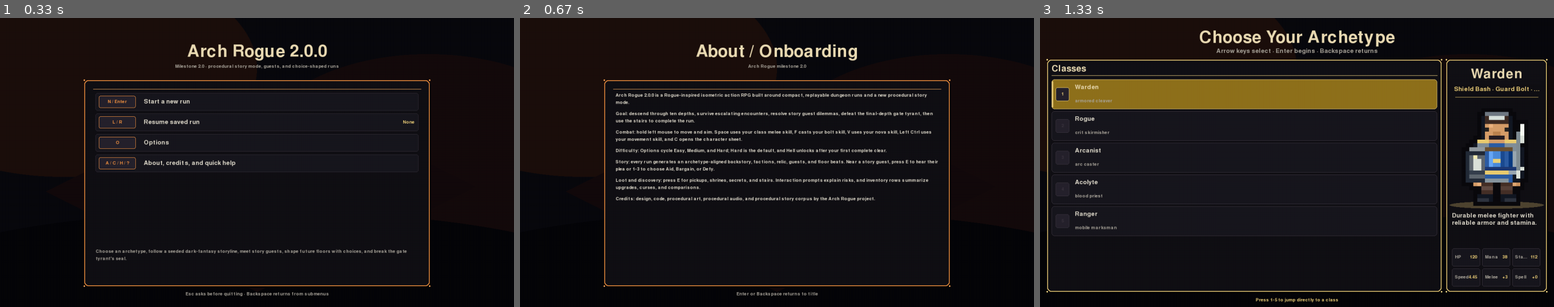
Above: before the commit, frames 1-3 (left to right).
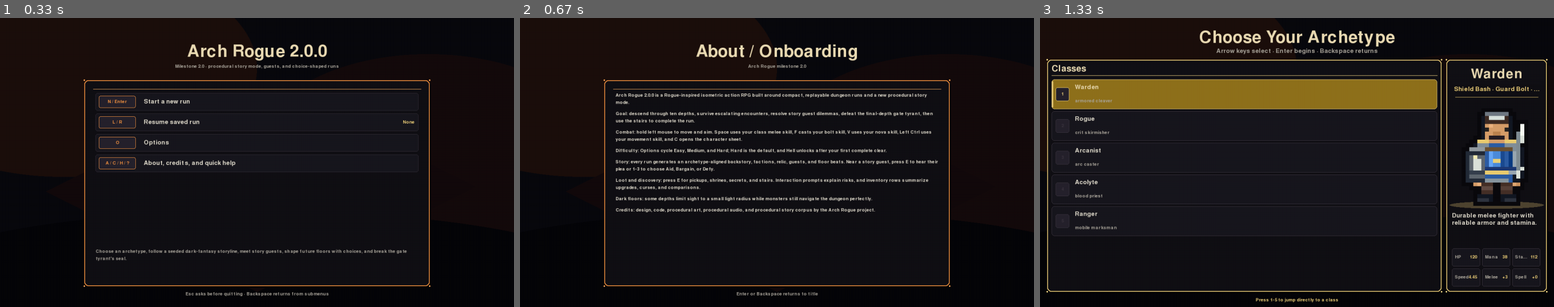
Above: after the commit, the same moments.

Repository: mattirk/arch-rogue
Game: pygame game, started from src/arch_rogue/__main__.py
Two runs of this game, one before a commit and one after it. Both use one fixed random seed, a clock stepped at 60 frames per second and the inputs below.
Inputs:
- Up to frame 1 (0.33 s): no input
- Up to frame 2 (0.67 s): tap A at 0.33 s
- Up to frame 3 (1.33 s): tap Enter at 0.67, 1 s

Frame 1 is identical in both runs. In frame 2, 0.8% of the frame differs, in the area x 18-70%, y 61-68%; in frame 3, nothing differs.

Commit message:
Dark mode

Diff:
--- a/src/arch_rogue/constants.py
+++ b/src/arch_rogue/constants.py
@@ -18,5 +18,6 @@
 PLAYER_PROJECTILE_HIT_RADIUS = 0.54
 ENEMY_PROJECTILE_HIT_RADIUS = 0.52
 WALK_ANIMATION_RATE = 0.8
+DARK_LEVEL_LIGHT_RADIUS = 4.0
 
 SlashEffect = tuple[float, float, float, float, float]
--- a/src/arch_rogue/game.py
+++ b/src/arch_rogue/game.py
@@ -4,6 +4,7 @@
 import math
 import random
 import re
+from dataclasses import replace
 from pathlib import Path
 from typing import Any
 
@@ -13,6 +14,7 @@
 from .audio import AudioSystem, MusicProfile
 from .constants import (
     BOSS_HIT_RADIUS,
+    DARK_LEVEL_LIGHT_RADIUS,
     DUNGEON_DEPTH,
     ENEMY_HIT_RADIUS,
     ENEMY_PROJECTILE_HIT_RADIUS,
@@ -596,6 +598,7 @@
             "risk_tags": list(plan.risk_tags),
             "reward_hint": plan.reward_hint,
             "boss_key": plan.boss_key,
+            "dark": plan.dark,
         }
 
     def floor_plan_from_dict(self, data: Any) -> FloorPlan | None:
@@ -610,13 +613,31 @@
                 risk_tags=tuple(str(tag) for tag in data.get("risk_tags", [])),
                 reward_hint=str(data.get("reward_hint", "steady loot")),
                 boss_key=str(data.get("boss_key", "")),
+                dark=bool(data.get("dark", False)),
             )
         except (TypeError, ValueError):
             return None
+
+    def dark_depths_for_run(self) -> set[int]:
+        dark_depths: set[int] = set()
+        early_candidates = list(range(2, min(4, DUNGEON_DEPTH) + 1))
+        if not early_candidates and DUNGEON_DEPTH >= 1:
+            early_candidates = [1]
+        if early_candidates:
+            dark_depths.add(self.rng.choice(early_candidates))
+
+        mid_candidates = list(range(5, min(10, DUNGEON_DEPTH) + 1))
+        dark_depths.update(self.rng.sample(mid_candidates, min(3, len(mid_candidates))))
+
+        for depth in range(11, DUNGEON_DEPTH + 1):
+            if self.rng.random() < 0.5:
+                dark_depths.add(depth)
+        return dark_depths
 
     def generate_floor_plan(self) -> list[FloorPlan]:
         plan: list[FloorPlan] = []
         previous_theme = self.theme.name
+        dark_depths = self.dark_depths_for_run()
         story_theme_by_depth: dict[int, str] = {}
         if self.story_state is not None:
             story_theme_by_depth = {
@@ -640,7 +661,10 @@
             else:
                 encounter = self.rng.choice(encounter_pool)
             threat = 1 + depth // 2
+            is_dark = depth in dark_depths
             risk_tags = [encounter.risk]
+            if is_dark:
+                risk_tags.append("darkness")
             if depth >= 5:
                 risk_tags.append("escalating damage")
             if self.run_modifier.trap_bonus > 0.08 or encounter.trap_bonus > 0.12:
@@ -672,6 +696,7 @@
                     risk_tags=tuple(risk_tags[:5]),
                     reward_hint=reward_hint,
                     boss_key=boss_key,
+                    dark=is_dark,
                 )
             )
         return plan
@@ -700,6 +725,55 @@
             return
         self.theme = self.theme_by_name(plan.theme_name)
         self.run_music_theme = self.theme.name
+
+    def is_current_floor_dark(self) -> bool:
+        plan = self.current_floor_plan()
+        return bool(plan and plan.dark)
+
+    def set_current_floor_dark(self, dark: bool) -> None:
+        self.floor_plan = [
+            replace(plan, dark=dark) if plan.depth == self.current_depth else plan
+            for plan in self.floor_plan
+        ]
+
+    def toggle_current_floor_dark(self) -> bool:
+        dark = not self.is_current_floor_dark()
+        self.set_current_floor_dark(dark)
+        if hasattr(self, "floaters") and hasattr(self, "player"):
+            self.floaters.append(
+                FloatingText(
+                    "Darkness falls" if dark else "Light returns",
+                    self.player.x,
+                    self.player.y - 0.55,
+                    self.theme.accent if dark else (235, 220, 170),
+                    ttl=1.3,
+                )
+            )
+        self.trigger_screen_flash((12, 16, 28) if dark else (235, 220, 170), ttl=0.18)
+        if self.state == "playing":
+            self.save_run()
+        return dark
+
+    def light_distance_to_player(self, x: float, y: float) -> float:
+        return math.hypot(x - self.player.x, y - self.player.y)
+
+    def can_see_world_position(self, x: float, y: float, margin: float = 0.0) -> bool:
+        if not self.is_current_floor_dark():
+            return True
+        return self.light_distance_to_player(x, y) <= DARK_LEVEL_LIGHT_RADIUS + margin
+
+    def tile_visibility_alpha(self, x: int, y: int) -> int:
+        if not self.is_current_floor_dark():
+            return 255
+        distance = self.light_distance_to_player(x + 0.5, y + 0.5)
+        fade_start = max(0.0, DARK_LEVEL_LIGHT_RADIUS - 1.1)
+        fade_end = DARK_LEVEL_LIGHT_RADIUS + 0.65
+        if distance <= fade_start:
+            return 255
+        if distance > fade_end:
+            return 0
+        ratio = (fade_end - distance) / max(0.01, fade_end - fade_start)
+        return max(34, min(255, int(255 * ratio)))
 
     def record_meta_discovery(self, key: str, value: str) -> None:
         if not value:
@@ -2840,6 +2914,13 @@
                         self.state = "title"
                     else:
                         self.request_exit_confirmation()
+                elif (
+                    self.state == "playing"
+                    and event.key == pygame.K_d
+                    and event.mod & pygame.KMOD_CTRL
+                    and event.mod & pygame.KMOD_SHIFT
+                ):
+                    self.toggle_current_floor_dark()
                 elif self.state == "title":
                     if event.key in (pygame.K_RETURN, pygame.K_n):
                         self.state = "archetype_select"
--- a/src/arch_rogue/menus.py
+++ b/src/arch_rogue/menus.py
@@ -415,6 +415,7 @@
             "Difficulty: Options cycle Easy, Medium, and Hard; Hard is the default, and Hell unlocks after your first complete clear.",
             "Story: every run generates an archetype-aligned backstory, factions, relic, guests, and floor beats. Near a story guest, press E to hear their plea or 1-3 to choose Aid, Bargain, or Defy.",
             "Loot and discovery: press E for pickups, shrines, secrets, and stairs. Interaction prompts explain risks, and inventory rows summarize upgrades, curses, and comparisons.",
+            "Dark floors: some depths limit sight to a small light radius while monsters still navigate the dungeon perfectly.",
             "Credits: design, code, procedural art, procedural audio, and procedural story corpus by the Arch Rogue project.",
         ]
         y = content.y
@@ -462,6 +463,7 @@
             "Resources: stamina powers melee and movement skills; mana powers bolt and nova skills. V uses nova; Left Ctrl uses your movement skill.",
             "Inventory and HUD: E picks up; I opens inventory; C opens character; R drinks a health potion; 1-9 uses/equips; Shift+1-9 drops; Tab/S sorts.",
             "Discovery: unidentified gear needs scrolls, Insight Shrines, or equipping to reveal.",
+            "Dark floors: sight is limited to 4 tiles; monsters navigate normally. Temporary debug: Ctrl+Shift+D toggles darkness on the current level.",
             "Hazards: traps are single-use but dangerous; shrines and secrets can swing a run.",
         ]
         y = title_rect.bottom + self.u(18)
--- a/src/arch_rogue/models.py
+++ b/src/arch_rogue/models.py
@@ -107,13 +107,15 @@
     risk_tags: tuple[str, ...]
     reward_hint: str
     boss_key: str = ""
+    dark: bool = False
 
     @property
     def preview(self) -> str:
         risks = ", ".join(self.risk_tags) if self.risk_tags else "unknown risks"
         reward = f" · reward: {self.reward_hint}" if self.reward_hint else ""
         boss = " · boss sign" if self.boss_key else ""
-        return f"Threat {self.threat_level}: {risks}{boss}{reward}"
+        darkness = " · dark level" if self.dark else ""
+        return f"Threat {self.threat_level}: {risks}{boss}{darkness}{reward}"
 
 
 class Tile(IntEnum):
--- a/src/arch_rogue/rendering.py
+++ b/src/arch_rogue/rendering.py
@@ -7,7 +7,14 @@
 
 import pygame
 
-from .constants import DUNGEON_DEPTH, TILE_H, TILE_W, WORLD_SCALE, SlashEffect
+from .constants import (
+    DARK_LEVEL_LIGHT_RADIUS,
+    DUNGEON_DEPTH,
+    TILE_H,
+    TILE_W,
+    WORLD_SCALE,
+    SlashEffect,
+)
 from .content import HUMANOID_ENEMY_NAMES
 from .models import (
     Color,
@@ -60,6 +67,7 @@
         self.draw_dungeon()
         self.draw_world_objects()
         self.draw_ambient_depth_overlay()
+        self.draw_darkness_overlay()
         self.draw_ui()
         if self.active_cutscene is not None:
             self.draw_quest_cutscene_overlay()
@@ -83,6 +91,8 @@
             for x in range(min_x, max_x + 1):
                 y = s - x
                 if min_y <= y <= max_y and self.dungeon.in_bounds(x, y):
+                    if self.tile_visibility_alpha(x, y) <= 0:
+                        continue
                     self.draw_tile(x, y, self.dungeon.tiles[x][y])
 
     def ambient_overlay_surface(self) -> pygame.Surface:
@@ -138,12 +148,15 @@
     def draw_ambient_depth_overlay(self) -> None:
         if self.state not in ("playing", "dead", "victory"):
             return
-        self.screen.blit(self.ambient_overlay_surface(), (0, 0))
+        if not self.is_current_floor_dark():
+            self.screen.blit(self.ambient_overlay_surface(), (0, 0))
         # A faint breathing light around the player preserves readability under
         # the vignette without requiring expensive light masks.
         sx, sy = self.world_to_screen(self.player.x, self.player.y)
         pulse = 0.5 + 0.5 * math.sin(self.elapsed * 2.3)
-        radius = int((58 + pulse * 10) * WORLD_SCALE)
+        radius = int(
+            ((88 if self.is_current_floor_dark() else 58) + pulse * 10) * WORLD_SCALE
+        )
         light = pygame.Surface((radius * 2, radius), pygame.SRCALPHA)
         pygame.draw.ellipse(
             light,
@@ -152,10 +165,55 @@
         )
         self.screen.blit(light, light.get_rect(center=(sx, sy - 7 * WORLD_SCALE)))
 
+    def draw_darkness_overlay(self) -> None:
+        if self.state not in ("playing", "dead", "victory"):
+            return
+        if not self.is_current_floor_dark():
+            return
+        sx, sy = self.world_to_screen(self.player.x, self.player.y)
+        pulse = 0.5 + 0.5 * math.sin(self.elapsed * 2.0)
+        radius_x = int(DARK_LEVEL_LIGHT_RADIUS * TILE_W * (1.02 + pulse * 0.025))
+        radius_y = int(DARK_LEVEL_LIGHT_RADIUS * TILE_H * (1.18 + pulse * 0.035))
+        pad = int(42 * WORLD_SCALE)
+        surface = pygame.Surface(
+            (radius_x * 2 + pad * 2, radius_y * 2 + pad * 2), pygame.SRCALPHA
+        )
+        center = (surface.get_width() // 2, surface.get_height() // 2)
+
+        glow_color = self.mix(self.theme.accent, (235, 218, 165), 0.35)
+        warm_rect = pygame.Rect(0, 0, int(radius_x * 1.45), int(radius_y * 0.78))
+        warm_rect.center = (center[0], center[1] + int(14 * WORLD_SCALE))
+        pygame.draw.ellipse(surface, (*glow_color, int(34 + pulse * 18)), warm_rect)
+        pygame.draw.ellipse(
+            surface,
+            (*self.shade(glow_color, 36), int(20 + pulse * 22)),
+            warm_rect.inflate(-warm_rect.width // 2, -warm_rect.height // 2),
+        )
+
+        for layer in range(6):
+            ratio = layer / 5
+            ring = pygame.Rect(0, 0, radius_x * 2, radius_y * 2)
+            ring.inflate_ip(
+                int(-ratio * radius_x * 0.42), int(-ratio * radius_y * 0.42)
+            )
+            ring.center = center
+            alpha = int(76 - ratio * 42)
+            width = max(2, int((18 - ratio * 9) * WORLD_SCALE))
+            pygame.draw.ellipse(surface, (0, 0, 0, alpha), ring, width)
+
+        self.screen.blit(
+            surface,
+            surface.get_rect(center=(sx, sy - int(8 * WORLD_SCALE))),
+        )
+
     def draw_tile(self, x: int, y: int, tile: Tile) -> None:
         sx, sy = self.world_to_screen(x + 0.5, y + 0.5)
         seed = self.tile_seed(x, y)
         surface, anchor_x, anchor_y = self.tile_surface(tile, seed)
+        alpha = self.tile_visibility_alpha(x, y)
+        if alpha < 255:
+            surface = surface.copy()
+            surface.set_alpha(alpha)
         self.screen.blit(surface, (sx - anchor_x, sy - anchor_y))
 
     def tile_seed(self, x: int, y: int) -> int:
@@ -429,30 +487,52 @@
 
     def draw_world_objects(self) -> None:
         drawables: list[tuple[float, str, object]] = []
+
+        def visible(x: float, y: float, margin: float = 0.35) -> bool:
+            return self.can_see_world_position(x, y, margin)
+
         for item in self.items:
-            drawables.append((item.x + item.y, "item", item))
+            if visible(item.x, item.y, 0.45):
+                drawables.append((item.x + item.y, "item", item))
         for trap in self.traps:
-            drawables.append((trap.x + trap.y - 0.02, "trap", trap))
+            if visible(trap.x, trap.y, 0.20):
+                drawables.append((trap.x + trap.y - 0.02, "trap", trap))
         for shrine in self.shrines:
-            drawables.append((shrine.x + shrine.y, "shrine", shrine))
+            if visible(shrine.x, shrine.y, 0.55):
+                drawables.append((shrine.x + shrine.y, "shrine", shrine))
         for secret in self.secrets:
-            if secret.revealed and not secret.opened:
+            if (
+                secret.revealed
+                and not secret.opened
+                and visible(secret.x, secret.y, 0.45)
+            ):
                 drawables.append((secret.x + secret.y, "secret", secret))
         for guest in self.story_guests:
-            drawables.append((guest.x + guest.y, "story_guest", guest))
+            if visible(guest.x, guest.y, 0.55):
+                drawables.append((guest.x + guest.y, "story_guest", guest))
         for projectile in self.projectiles:
-            drawables.append((projectile.x + projectile.y, "projectile", projectile))
+            if visible(projectile.x, projectile.y, 0.55):
+                drawables.append(
+                    (projectile.x + projectile.y, "projectile", projectile)
+                )
         for enemy in self.enemies:
-            drawables.append((enemy.x + enemy.y, "enemy", enemy))
+            if visible(enemy.x, enemy.y, 0.65):
+                drawables.append((enemy.x + enemy.y, "enemy", enemy))
         drawables.append((self.player.x + self.player.y, "player", self.player))
         for slash in self.slashes:
             x, y, _ttl, _dx, _dy = slash
-            drawables.append((x + y + 0.05, "slash", slash))
+            if visible(x, y, 0.55):
+                drawables.append((x + y + 0.05, "slash", slash))
         for effect in self.impact_effects:
-            drawables.append((effect.x + effect.y + 0.08, "impact", effect))
+            if visible(effect.x, effect.y, max(0.35, effect.radius)):
+                drawables.append((effect.x + effect.y + 0.08, "impact", effect))
 
         self.draw_aim_cone()
-        self.draw_story_relic_guidance()
+        relic_target = self.story_relic_target_position()
+        if not self.is_current_floor_dark() or (
+            relic_target is not None and visible(relic_target[0], relic_target[1], 0.65)
+        ):
+            self.draw_story_relic_guidance()
 
         for _depth, kind, obj in sorted(drawables, key=lambda entry: entry[0]):
             if kind == "item":
@@ -477,6 +557,8 @@
                 self.draw_impact(cast(ImpactEffect, obj))
 
         for floater in self.floaters:
+            if not visible(floater.x, floater.y, 0.8):
+                continue
             sx, sy = self.world_to_screen(floater.x, floater.y)
             alpha = max(0, min(255, int(255 * floater.ttl)))
             surface = self.font.render(floater.text, True, floater.color)
@@ -4148,8 +4230,13 @@
             if getattr(self, "quest_info_visible", True)
             else "Q show quest"
         )
+        debug_dark = (
+            " · Ctrl+Shift+D light"
+            if self.is_current_floor_dark()
+            else " · Ctrl+Shift+D dark"
+        )
         control_lines = [
-            f"Mouse/aim · E interact · I inventory · C character · {quest_control} · R potion · H help",
+            f"Mouse/aim · E interact · I inventory · C character · {quest_control} · R potion · H help{debug_dark}",
             skill_line,
         ]
         control_y = max(
@@ -4246,7 +4333,8 @@
 
     def draw_run_header(self) -> None:
         width, _height = self.screen.get_size()
-        title = f"Run {self.run_number}: Depth {self.current_depth}/{DUNGEON_DEPTH} — {self.theme.name}"
+        darkness = " — Dark" if self.is_current_floor_dark() else ""
+        title = f"Run {self.run_number}: Depth {self.current_depth}/{DUNGEON_DEPTH} — {self.theme.name}{darkness}"
         difficulty = self.difficulty_profile()
         floor_plan = self.current_floor_plan()
         floor_summary = self.floor_plan_summary(floor_plan)
--- /dev/null
+++ b/tests/test_2_4_dark_levels.py
@@ -0,0 +1,157 @@
+from __future__ import annotations
+
+import os
+import sys
+import tempfile
+import unittest
+from pathlib import Path
+
+os.environ.setdefault("SDL_VIDEODRIVER", "dummy")
+os.environ.setdefault("SDL_AUDIODRIVER", "dummy")
+
+sys.path.insert(0, str(Path(__file__).resolve().parents[1] / "src"))
+
+import pygame
+
+from arch_rogue.constants import DARK_LEVEL_LIGHT_RADIUS, DUNGEON_DEPTH
+from arch_rogue.content import ARCHETYPES
+from arch_rogue.game import Game
+
+
+class DarkLevels24Tests(unittest.TestCase):
+    def tearDown(self) -> None:
+        pygame.quit()
+
+    def make_game(self, tmpdir: str, seed: int = 2404) -> Game:
+        game = Game(
+            screen_size=(820, 540),
+            headless=True,
+            save_path=Path(tmpdir) / "run.json",
+        )
+        game.options_path = Path(tmpdir) / "options.json"
+        game.meta_progress = game.default_meta_progress()
+        game.run_history = []
+        game.rng.seed(seed)
+        game.restart(ARCHETYPES[0])
+        if game.story_intro_pending:
+            self.assertTrue(game.choose_story_relic_path(0))
+        game.active_cutscene = None
+        return game
+
+    def test_2_4_floor_plan_includes_required_dark_depths(self) -> None:
+        with tempfile.TemporaryDirectory() as tmpdir:
+            game = self.make_game(tmpdir)
+            try:
+                dark_depths = {plan.depth for plan in game.floor_plan if plan.dark}
+                self.assertTrue(any(depth < 5 for depth in dark_depths))
+                mid_depths = {depth for depth in dark_depths if 5 <= depth <= 10}
+                self.assertGreaterEqual(
+                    len(mid_depths), min(3, max(0, DUNGEON_DEPTH - 4))
+                )
+                for plan in game.floor_plan:
+                    if plan.dark:
+                        self.assertIn("darkness", plan.risk_tags)
+                        self.assertIn("dark level", plan.preview)
+            finally:
+                pygame.quit()
+
+    def test_2_4_darkness_toggle_and_save_roundtrip(self) -> None:
+        with tempfile.TemporaryDirectory() as tmpdir:
+            game = self.make_game(tmpdir, seed=2411)
+            try:
+                game.current_depth = 2
+                before = game.is_current_floor_dark()
+                pygame.event.post(
+                    pygame.event.Event(
+                        pygame.KEYDOWN,
+                        key=pygame.K_d,
+                        mod=pygame.KMOD_CTRL | pygame.KMOD_SHIFT,
+                    )
+                )
+                game.handle_events()
+                self.assertNotEqual(game.is_current_floor_dark(), before)
+                saved_dark = game.is_current_floor_dark()
+                self.assertTrue(game.save_run())
+
+                loaded = Game(
+                    screen_size=(820, 540),
+                    headless=True,
+                    save_path=Path(tmpdir) / "run.json",
+                )
+                loaded.options_path = Path(tmpdir) / "options.json"
+                loaded.meta_progress = loaded.default_meta_progress()
+                loaded.run_history = []
+                self.assertTrue(loaded.load_run(), loaded.last_load_error)
+                try:
+                    self.assertEqual(loaded.current_depth, 2)
+                    self.assertEqual(loaded.is_current_floor_dark(), saved_dark)
+                finally:
+                    pygame.quit()
+            finally:
+                pygame.quit()
+
+    def test_2_4_dark_visibility_limits_player_sight_but_not_enemy_navigation(
+        self,
+    ) -> None:
+        with tempfile.TemporaryDirectory() as tmpdir:
+            game = self.make_game(tmpdir, seed=2423)
+            try:
+                game.set_current_floor_dark(True)
+                self.assertTrue(
+                    game.can_see_world_position(game.player.x, game.player.y)
+                )
+                self.assertFalse(
+                    game.can_see_world_position(
+                        game.player.x + DARK_LEVEL_LIGHT_RADIUS + 1.2,
+                        game.player.y,
+                    )
+                )
+                self.assertGreater(
+                    game.tile_visibility_alpha(int(game.player.x), int(game.player.y)),
+                    0,
+                )
+                self.assertEqual(
+                    game.tile_visibility_alpha(
+                        int(game.player.x + DARK_LEVEL_LIGHT_RADIUS + 3),
+                        int(game.player.y),
+                    ),
+                    0,
+                )
+
+                room = max(
+                    game.dungeon.rooms,
+                    key=lambda candidate: max(candidate.w, candidate.h),
+                )
+                if room.w >= room.h:
+                    game.player.x = room.x + 1.5
+                    game.player.y = room.y + room.h / 2
+                    enemy_x = room.x + room.w - 1.5
+                    enemy_y = game.player.y
+                else:
+                    game.player.x = room.x + room.w / 2
+                    game.player.y = room.y + 1.5
+                    enemy_x = game.player.x
+                    enemy_y = room.y + room.h - 1.5
+
+                enemy = game.enemies[0]
+                enemy.x = enemy_x
+                enemy.y = enemy_y
+                enemy.aggro_range = 20.0
+                enemy.attack_range = 0.25
+                enemy.speed = 2.0
+                game.enemies = [enemy]
+                before_distance = game.light_distance_to_player(enemy.x, enemy.y)
+                self.assertGreater(before_distance, DARK_LEVEL_LIGHT_RADIUS)
+                self.assertFalse(game.can_see_world_position(enemy.x, enemy.y))
+                game.update_enemies(0.25)
+                after_distance = game.light_distance_to_player(enemy.x, enemy.y)
+                self.assertLess(after_distance, before_distance)
+                self.assertTrue(enemy.moving)
+
+                game.draw()
+            finally:
+                pygame.quit()
+
+
+if __name__ == "__main__":
+    unittest.main()
Not shown, changed: README.md
Not shown, changed: AGENTS.md
